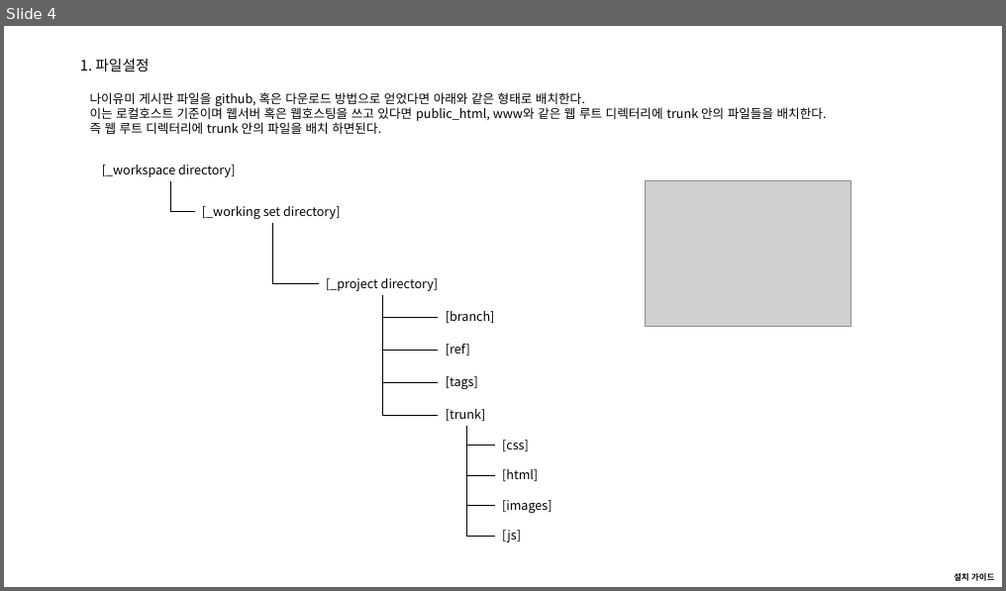
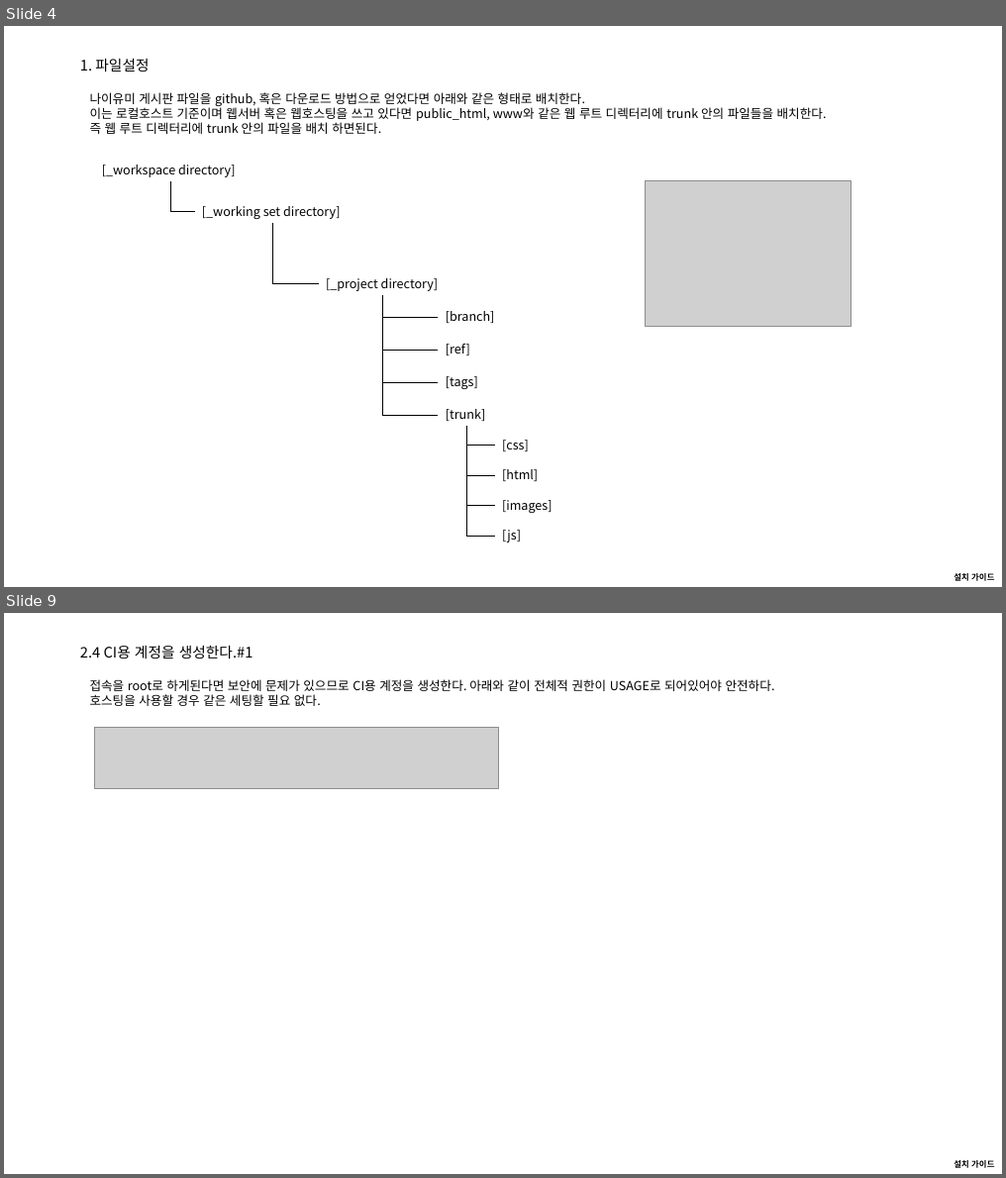
Before and after one commit to naiyumie/nboard, a slide deck: ref/00.architect/04. install guide(설치 가이드).pptx. Shown one above the other, each under a label of ours: slide 4 before the commit, slides 4 and 9 after it; the slides between them are not shown. The pictures are 1006x591 and 1006x1178 pixels, drawn with LibreOffice and Linux fonts; fonts in the diff are those of the drawing; grey boxes stand for pictures. Boxes give left, top, right and bottom in pixels: in the first picture for what was removed or moved away, otherwise in the second. Text is boxed around its words. In the diff, an @@ line names an element or a change of style, - is before the commit and + after.

```diff
--- a/ref/00.architect/04. install guide(설치 가이드).pptx
+++ b/ref/00.architect/04. install guide(설치 가이드).pptx
@@ slide 9 added at [4, 613, 1002, 1174], background #FFFFFF; not listed: 1 template element that a slide beside it also shows @@
@@ title added at [80, 646, 253, 659], 14 pt, text #000000 @@
+2.4 CI용 계정을 생성한다.#1
@@ text added at [90, 679, 775, 706], 12 pt, text #000000 @@
+접속을 root로 하게된다면 보안에 문제가 있으므로 CI용 계정을 생성한다. 아래와 같이 전체적 권한이 USAGE로 되어있어야 안전하다.
+호스팅을 사용할 경우 같은 세팅할 필요 없다.
@@ picture added at [94, 728, 499, 789] @@
```
Also in this commit, not shown: 7 slides changed, 5 other slides added, 1 slide removed, 4 other files.
